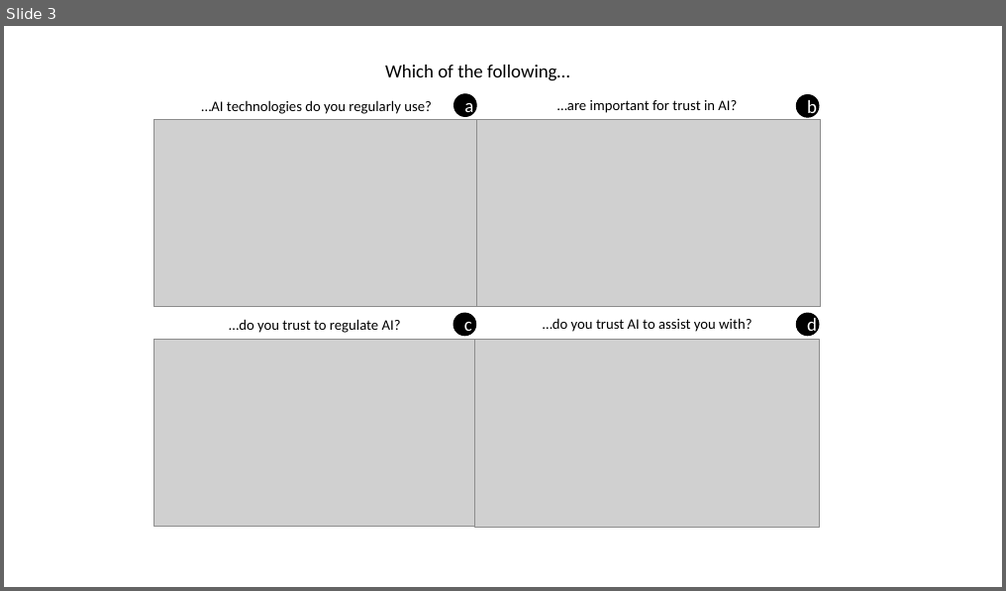
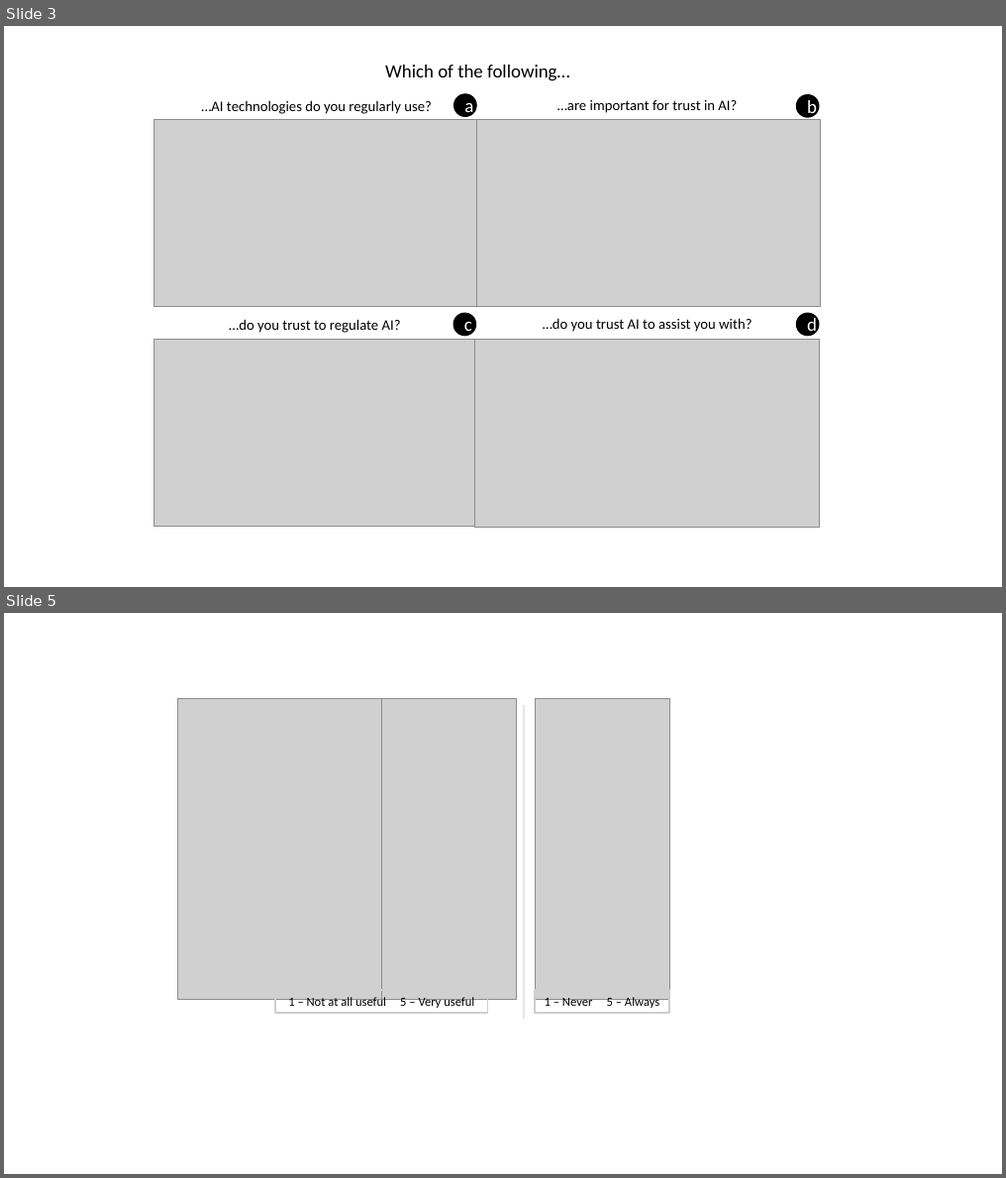
Before and after one commit to AdamCoscia/Trust-In-AI, a slide deck: server/analysis/charts/figures.pptx. Shown one above the other, each under a label of ours: slide 3 before the commit, slides 3 and 5 after it; the slides between them are not shown. The pictures are 1006x591 and 1006x1178 pixels, drawn with LibreOffice and Linux fonts; fonts in the diff are those of the drawing; grey boxes stand for pictures. Boxes give left, top, right and bottom in pixels: in the first picture for what was removed or moved away, otherwise in the second. Text is boxed around its words. In the diff, an @@ line names an element or a change of style, - is before the commit and + after.

```diff
--- a/server/analysis/charts/figures.pptx
+++ b/server/analysis/charts/figures.pptx
@@ slide 5 added at (4, 613, 1002, 1174), background #FFFFFF @@
@@ group added at (178, 699, 669, 1020): 3 pictures, 2 rectangles, 1 line @@
+1 – Not at all useful 5 – Very useful
+1 – Never 5 – Always
```
Also in this commit, not shown: 1 slide changed, 2 other slides added, 9 other files.
